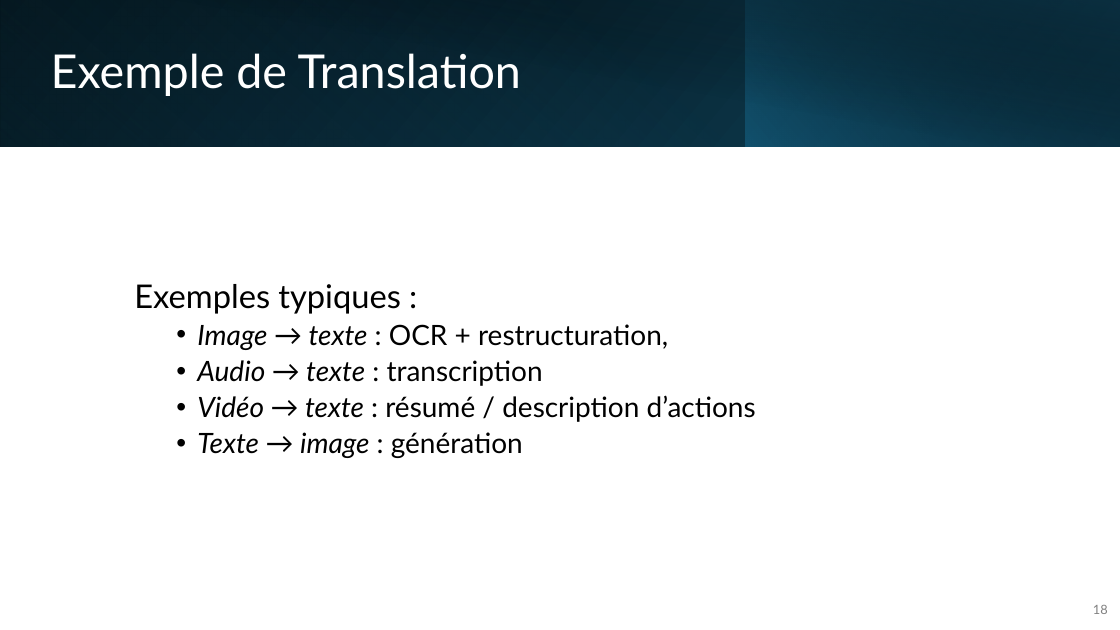
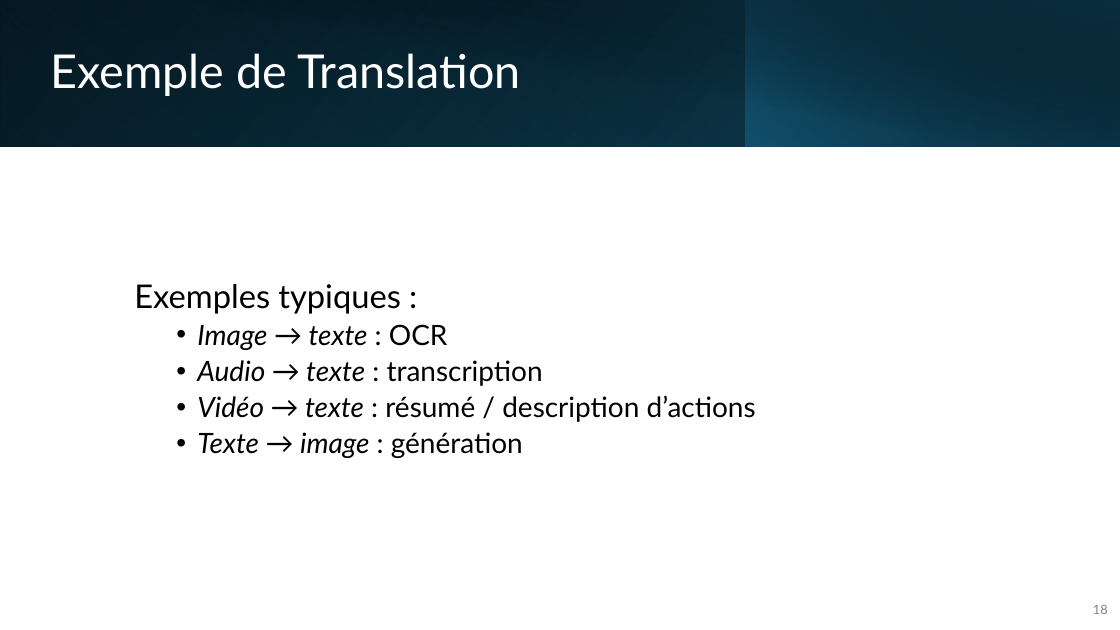
Before and after one commit to IzowRM/Stage-Cetic, a slide deck: slide 18 of Doc Slide/Presentation_du_27_01.pptx. Drawn at 1120x630 pixels with LibreOffice and Linux fonts; fonts in the diff are those of the drawing. Boxes give left, top, right and bottom in pixels: in the first picture for what was removed or moved away, otherwise in the second. Text is boxed around its words. In the diff, an @@ line names an element or a change of style, - is before the commit and + after.

```diff
--- a/Doc Slide/Presentation_du_27_01.pptx
+++ b/Doc Slide/Presentation_du_27_01.pptx
@@ text at <box>197,324,448,350</box>: text changed; italic on @@
-  • Image → texte : OCR + restructuration,
+  • Image → texte : OCR
```
Also in this commit, not shown: 11 other slides changed, 2 slides added, 2 slides removed, 4 other files.
